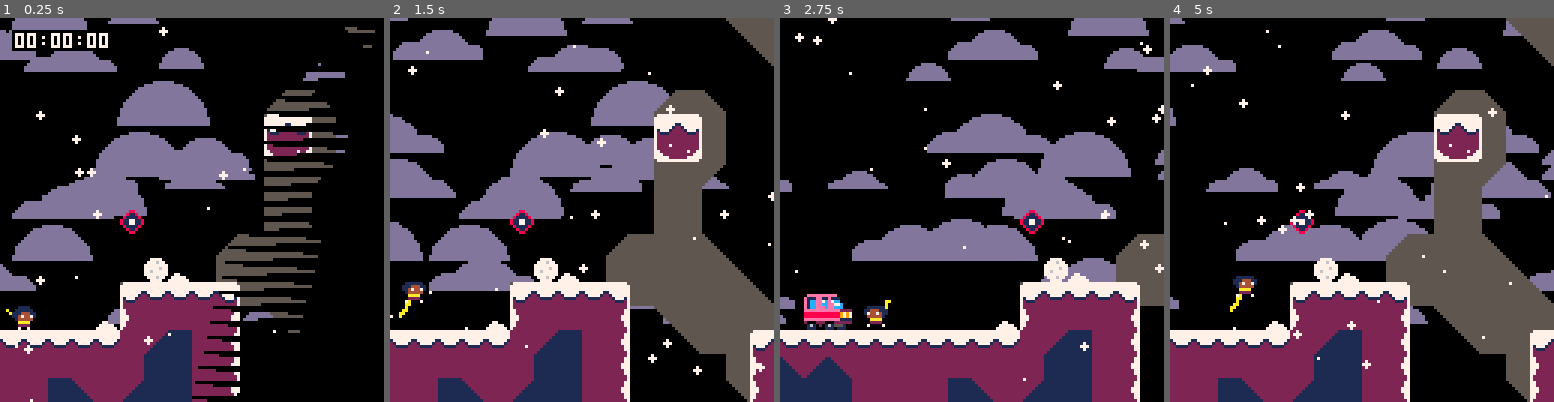
Above: before the commit, frames 1-4 (left to right).
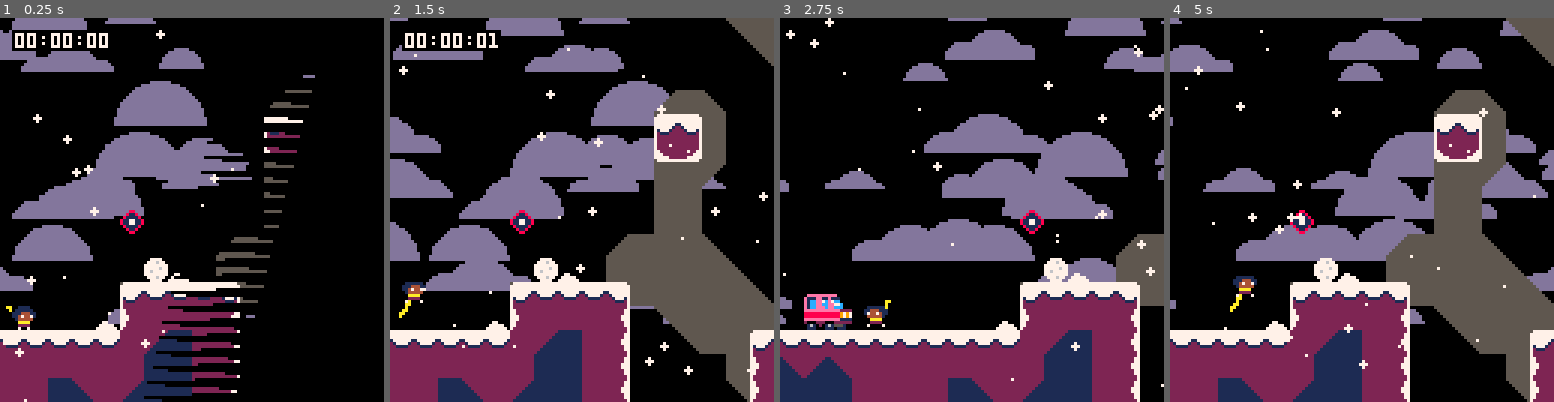
Above: after the commit, the same moments.

Repository: ExOK/Celeste2
Game: PICO-8 cartridge 1.p8
Same seed, same stepped clock (60 frames per second), same inputs: the game is played once before the commit and once after it.
Inputs:
- Up to frame 1 (0.25 s): no input
- Up to frame 2 (1.5 s): tap O (Z key) at 0.33, 0.7, 1.43 s; tap X (X key) at 1.07 s
- Up to frame 3 (2.75 s): hold Left 1.97-2.37 s; tap X (X key) at 2.07, 2.4, 2.73 s; tap O (Z key) at 2.22 s; hold Down from 2.42 s (still down)
- Up to frame 4 (5 s): release Down at 2.82 s; hold Right 2.87-3.53 s; tap X (X key) every 0.33 s from 3.07 to 4.73 s; tap O (Z key) at 3.1, 3.98, 4.87 s; hold Up 3.58-4.08 s; hold Right 4.13-4.53 s; hold Down from 4.58 s (still down)

The runs differ from the first frame. In frame 1, 8.1% of the frame differs, in the area x 0-98%, y 0-100%; in frame 2, 2.4%; in frame 3, 1.8%; in frame 4, 1.7%.

Commit message:
level transitions

Diff:
--- a/1.p8
+++ b/1.p8
@@ -10,7 +10,7 @@
 #include player.lua
 #include px9_decomp.lua
 
-single_level = true
+standalone = true
 level_index = 1
 
 __gfx__
--- a/2.p8
+++ b/2.p8
@@ -10,7 +10,7 @@
 #include player.lua
 #include px9_decomp.lua
 
-single_level = true
+standalone = true
 level_index = 2
 
 __gfx__
--- a/3.p8
+++ b/3.p8
@@ -10,7 +10,7 @@
 #include player.lua
 #include px9_decomp.lua
 
-single_level = true
+standalone = true
 level_index = 3
 
 __gfx__
--- a/gamestate.lua
+++ b/gamestate.lua
@@ -86,14 +86,22 @@
 	px9_decomp(0, 0, 0x1000 + level.offset, vget, vset)
 
 	-- start music
-	music(level.music)
+	if current_music != level.music then
+		current_music = level.music
+		music(level.music)
+	end
 
 	-- load level contents
     restart_level()
 end
 
 function next_level()
-	goto_level(level_index + 1)
+	level_index += 1
+	if standalone then
+		load("celeste2/" .. level_index .. ".p8")
+	else
+		goto_level(level_index)
+	end
 end
 
 function restart_level()
@@ -116,7 +124,9 @@
 
 -- gets the tile at the given location from the loaded level
 function tile_at(x, y)
-	if single_level then
+	if (x < 0 or y < 0 or x >= level.width or y >= level.height) then return 0 end
+
+	if standalone then
 		return mget(x, y)
 	else
 		return peek(0x4300 + (x % 128) + y * 128)
--- a/main.lua
+++ b/main.lua
@@ -105,8 +105,8 @@
 
 	-- screen wipes
 	-- very similar functions ... can they be compressed into one?
-	if p ~= nil and p.dead_timer > 5 then
-		local e = (p.dead_timer - 5) / 12
+	if p ~= nil and p.wipe_timer > 5 then
+		local e = (p.wipe_timer - 5) / 12
 		for i=0,127 do
 			s = (127 + 64) * e - 32 + sin(i * 0.2) * 16 + (127 - i) * 0.25
 			rectfill(camera_x,camera_y+i,camera_x+s,camera_y+i,0)
--- a/player.lua
+++ b/player.lua
@@ -14,7 +14,8 @@
 player.t_grapple_cooldown = 0
 player.grapple_retract = false
 player.holding = nil
-player.dead_timer = 0
+player.wipe_timer = 0
+player.finished = false
 player.t_grapple_jump_grace = 0
 
 player.state = 0
@@ -225,6 +226,7 @@
 			11 	- grapple attached to solid
 			12	- grapple pulling in holdable
 			99 	- dead
+			100 - finished level
 	]]
 
 	if (self.state == 0) then
@@ -442,12 +444,16 @@
 			self:release_holding(obj, -self.grapple_dir * 5, 0, false)
 		end
 
-	elseif (self.state == 99) then
-		-- dead state
-
-		self.dead_timer += 1
-		if (self.dead_timer > 20) then
-			restart_level()
+	elseif (self.state == 99 or self.state == 100) then
+		-- dead / finished state
+
+		if (self.state == 100) then
+			self.x += 1
+		end
+
+		self.wipe_timer += 1
+		if (self.wipe_timer > 20) then
+			if (self.state == 99) then restart_level() else next_level() end
 		end
 		return
 	end
@@ -507,8 +513,12 @@
 	end
 
 	-- death
-	if self.state != 99 and (self.y > level.height * 8 + 16 or self:hazard_check()) then
-		self:die()
+	if self.state < 99 and (self.y > level.height * 8 + 16 or self:hazard_check()) then
+		if (level_index == 1 and self.x > level.width * 8 - 64) then
+			self.state = 100
+		else
+			self:die()
+		end
 		return
 	end
 
@@ -521,8 +531,7 @@
 		self.x = 3
 		self.speed_x = 0
 	elseif (self.x > level.width * 8 - 3) then
-		self.x = level.width * 8 - 3
-		self.speed_x = 0
+		self.state = 100
 	end
 
 	-- camera
@@ -560,7 +569,7 @@
 
 	-- death fx
 	if (self.state == 99) then
-		local e = self.dead_timer / 10
+		local e = self.wipe_timer / 10
 		local dx = mid(camera_x, self.x, camera_x + 128)
 		local dy = mid(camera_y, self.y - 4, camera_y + 128)
 		if (e <= 1) then
@@ -597,18 +606,20 @@
 		last = s
 	end
 
-	-- grapple
-	if (self.state != 0) then
-		if (self.grapple_wave == 0) then
+	if (self.state < 99) then
+		-- grapple
+		if (self.state != 0) then
+			if (self.grapple_wave == 0) then
+				line(self.x, self.y - 3, self.grapple_x, self.grapple_y, 7)
+			else
+				draw_sine_h(self.x, self.grapple_x, self.y - 3, 7, 2 * self.grapple_wave, 6, 0.08, 6)
+			end
+		end
+
+		-- failed grapple
+		if (self.grapple_retract) then
 			line(self.x, self.y - 3, self.grapple_x, self.grapple_y, 7)
-		else
-			draw_sine_h(self.x, self.grapple_x, self.y - 3, 7, 2 * self.grapple_wave, 6, 0.08, 6)
-		end
-	end
-
-	-- failed grapple
-	if (self.grapple_retract) then
-		line(self.x, self.y - 3, self.grapple_x, self.grapple_y, 7)
+		end
 	end
 
 	-- sprite
